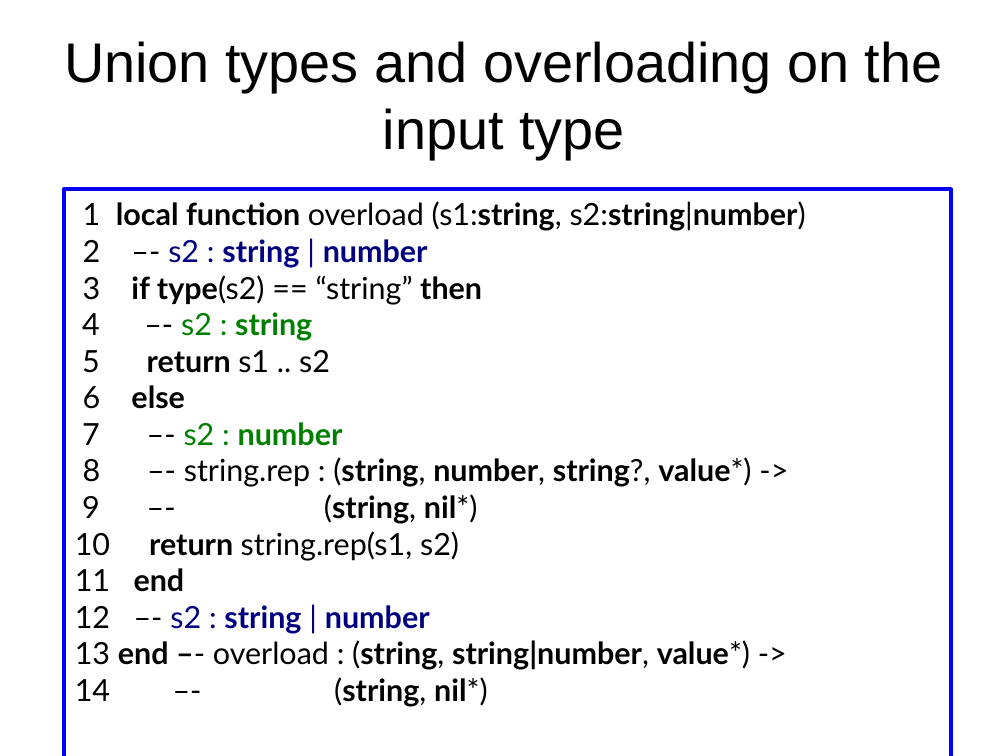
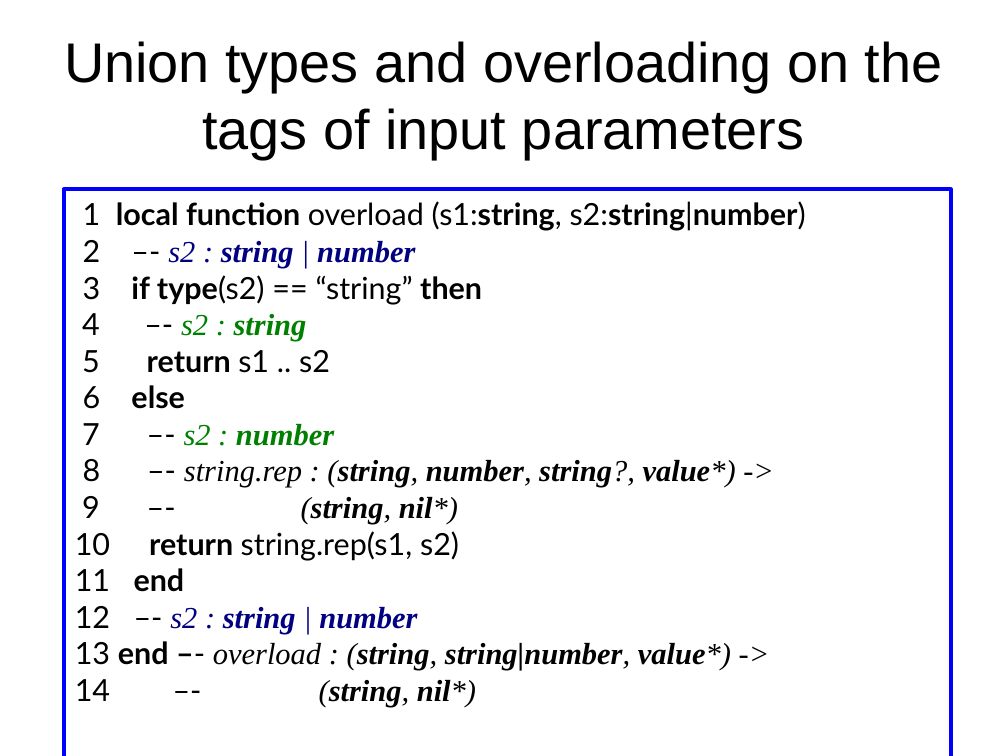
Before and after one commit to andremm/typedlua, a slide deck: slide 14 of doc/slides/dyla2014.odp. Drawn at 1008x756 pixels with LibreOffice and Linux fonts; fonts in the diff are those of the drawing. Boxes give left, top, right and bottom in pixels: in the first picture for what was removed or moved away, otherwise in the second. Text is boxed around its words. In the diff, an @@ line names an element or a change of style, - is before the commit and + after.

```diff
--- a/doc/slides/dyla2014.odp
+++ b/doc/slides/dyla2014.odp
@@ title at (64,41,943,159): text changed @@
-Union types and overloading on the input type
+Union types and overloading on the tags of input parameters
@@ text in rectangle at (75,240,736,707): font Lato to Times New Roman, italic on in "s2 : string | number", "s2 : string", "s2 : number", "string.rep : (string, number, string?, value*) ->" and 4 more places @@
```
Also in this commit, not shown: 20 other slides changed.
